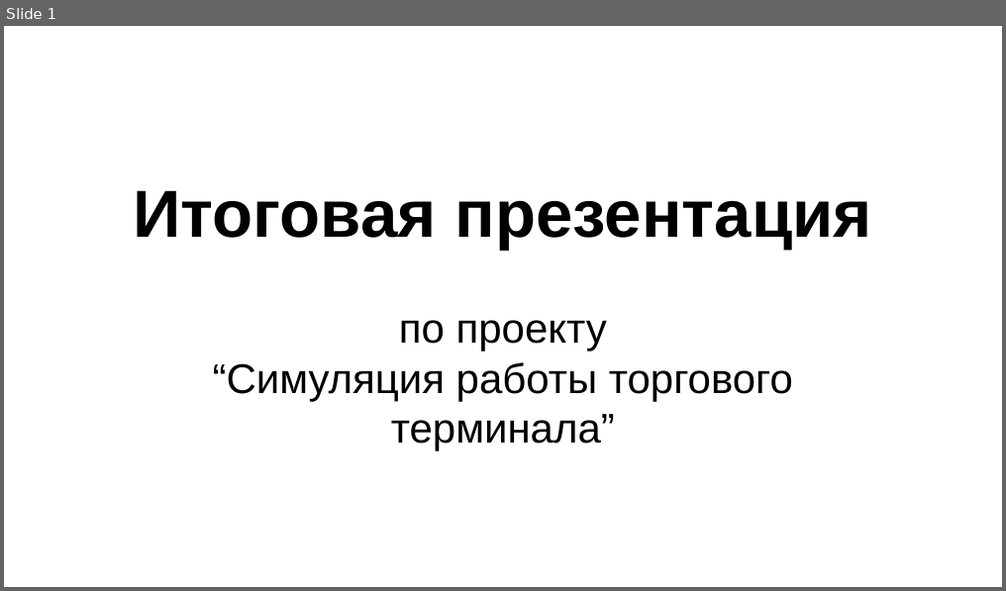
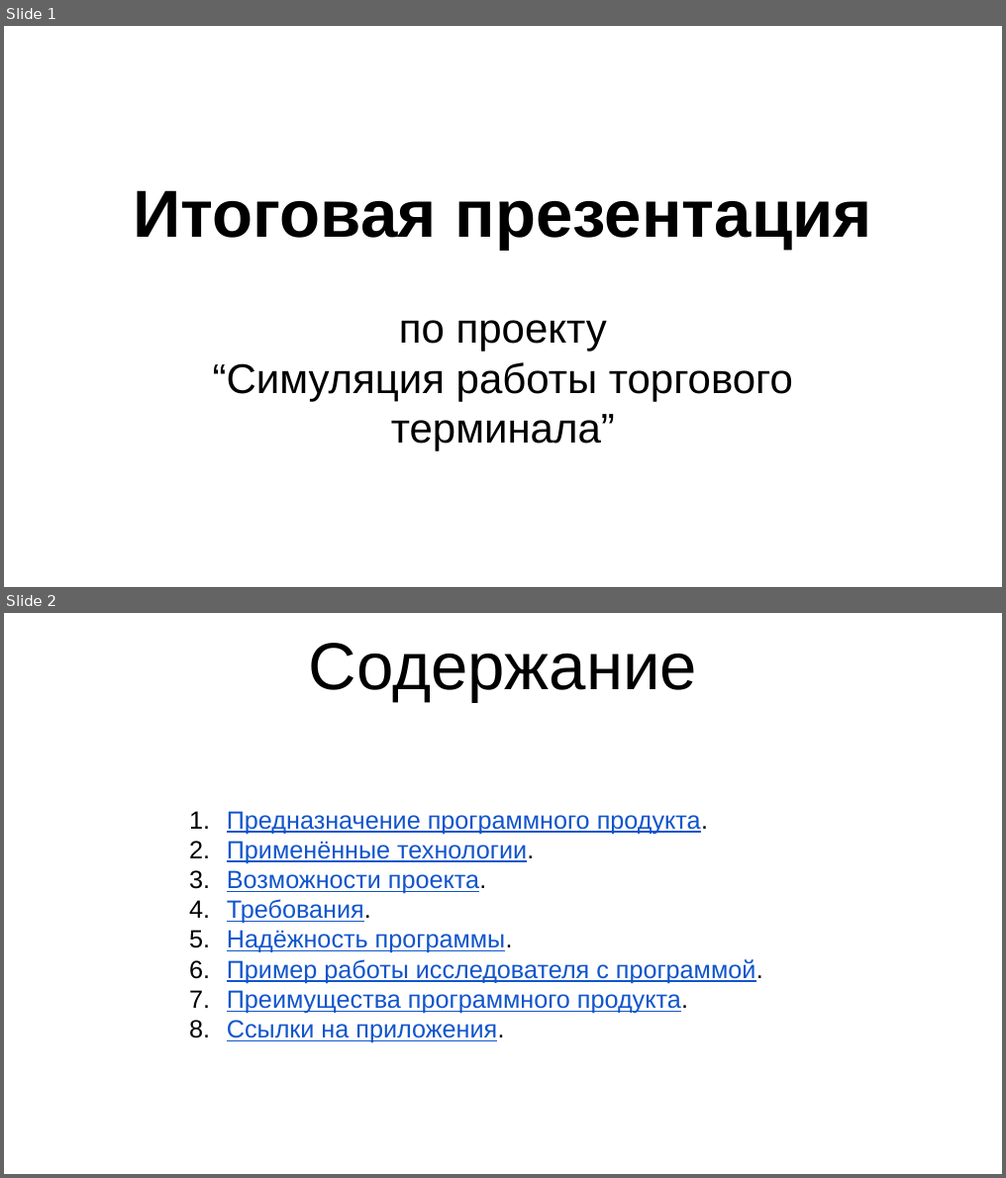
Before and after one commit to DirectoriX/TPRG-TradingTerminal, a slide deck: Отчёты/Торговый терминал.pptx. Shown one above the other, each under a label of ours: slide 1 before the commit, slides 1 and 2 after it. The pictures are 1006x591 and 1006x1178 pixels, drawn with LibreOffice and Linux fonts; fonts in the diff are those of the drawing; background and template pictures are left out. Boxes give left, top, right and bottom in pixels: in the first picture for what was removed or moved away, otherwise in the second. Text is boxed around its words. In the diff, an @@ line names an element or a change of style, - is before the commit and + after.

```diff
--- a/Отчёты/Торговый терминал.pptx
+++ b/Отчёты/Торговый терминал.pptx
@@ slide 2 added at (4,613,1002,1174), background picture (left out) @@
@@ text added at (309,643,697,701), 48 pt, text #000000 @@
+Содержание
@@ text added at (227,811,763,1044), 18 pt, text #1155CC, underline @@
+1. Предназначение программного продукта.
+2. Применённые технологии.
+3. Возможности проекта.
+4. Требования.
+5. Надёжность программы.
+6. Пример работы исследователя с программой.
+7. Преимущества программного продукта.
+8. Ссылки на приложения.
```
Also in this commit, not shown: 12 slides changed, 1 other slide added, 1 other file.
